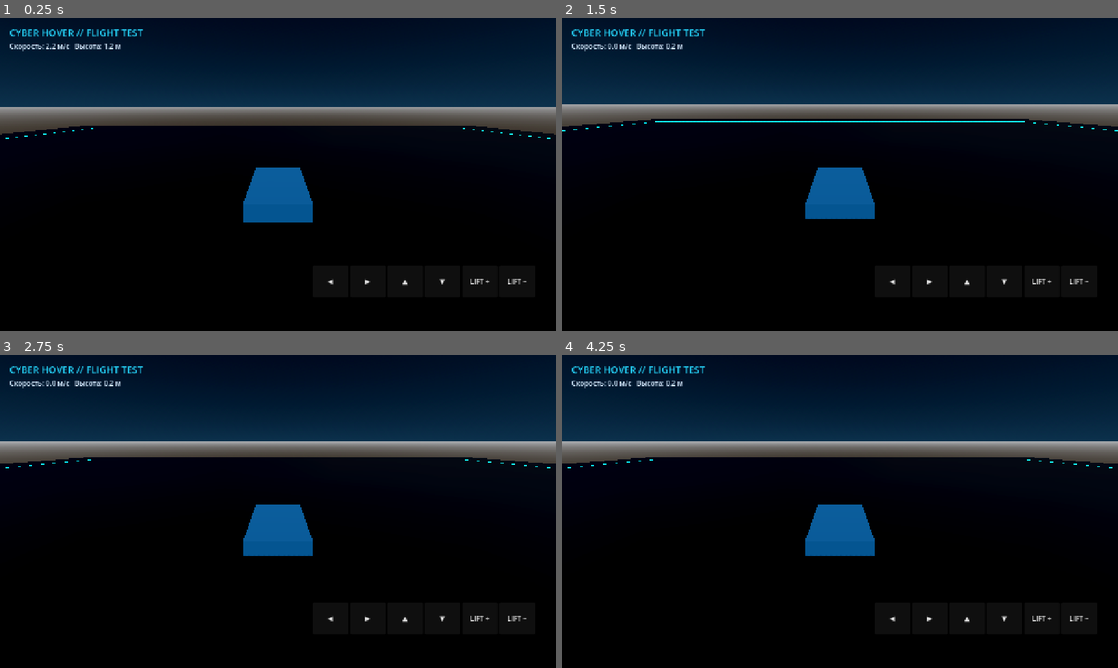
Above: before the commit, frames 1-4 (two rows, left to right).
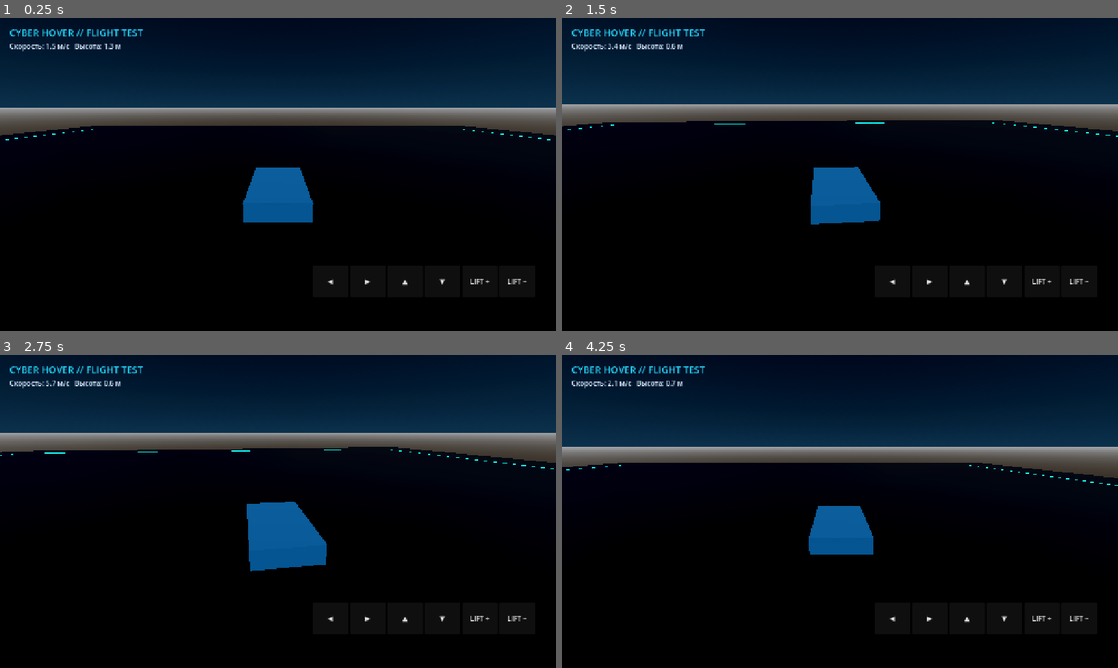
Above: after the commit, the same moments.

Repository: a89526425040-creator/CyberHoverDemo
Game: Godot game, scene res://main.tscn
The game is run twice, just before and just after one commit, with the same random seed, the same clock (stepped at 60 frames per second) and the same inputs.
Inputs:
- Up to frame 1 (0.25 s): no input
- Up to frame 2 (1.5 s): tap Enter at 0.5 s; hold D 0.53-1.28 s; tap Ctrl at 0.6, 1.35 s; tap Space at 0.77 s; hold S from 1.28 s (still down)
- Up to frame 3 (2.75 s): tap Space at 1.52 s; release S at 2.03 s; hold D from 2.03 s (still down); tap Ctrl at 2.1 s
- Up to frame 4 (4.25 s): release D at 2.78 s; hold W 2.78-3.53 s; tap Ctrl at 2.85, 3.6 s; tap Space at 3.02, 3.77 s; hold A from 3.53 s (still down)

The runs differ from the first frame. In frame 1, 0.4% of the frame differs, in the area x 0-100%, y 8-60%; in frame 2, 1.4%; in frame 3, 9.0%, in the area x 0-100%, y 8-70%; in frame 4, 6.8%.
Error before the commit: Parse Error: Cannot infer the type of "down" variable because the value doesn't have a set type. (res://scripts/hover_controller.gd:21)

Commit message:
Fix GDScript bool inference in hover controller

Diff:
--- a/scripts/hover_controller.gd
+++ b/scripts/hover_controller.gd
@@ -18,7 +18,7 @@
 
 func _unhandled_input(event: InputEvent) -> void:
     if event is InputEventKey:
-        var down := event.pressed and not event.echo
+        var down: bool = event.pressed and not event.echo
         match event.keycode:
             KEY_W: FlightInput.set_action("forward", down)
             KEY_S: FlightInput.set_action("back", down)
